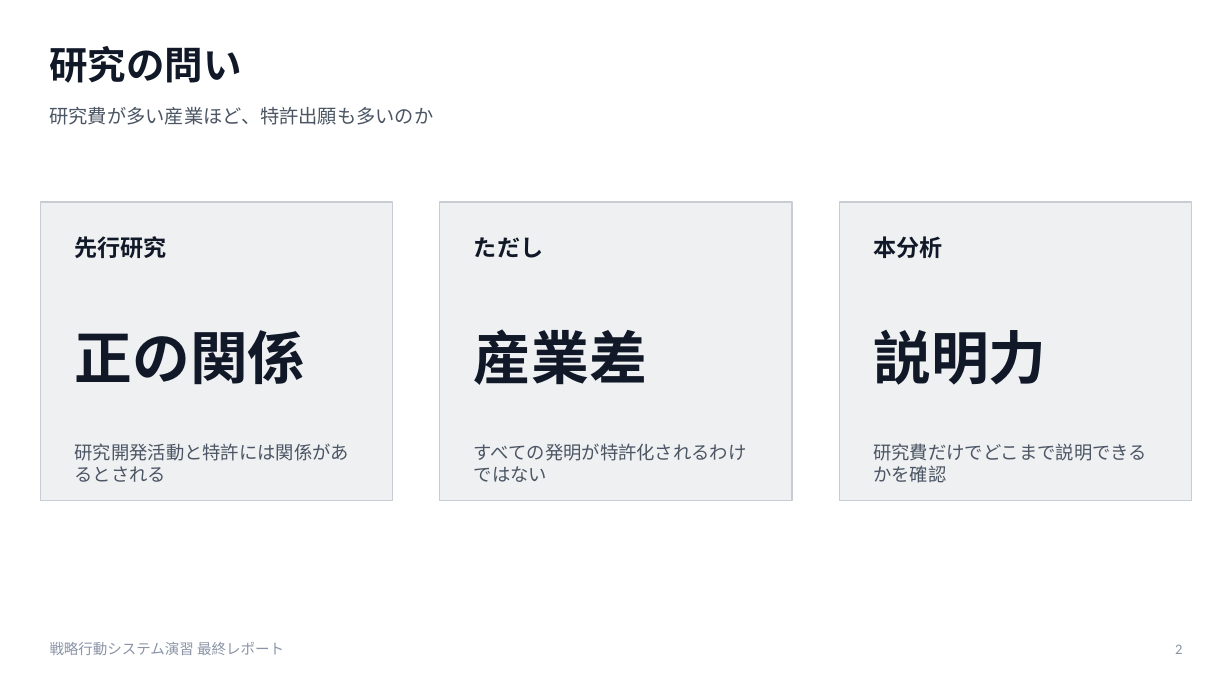
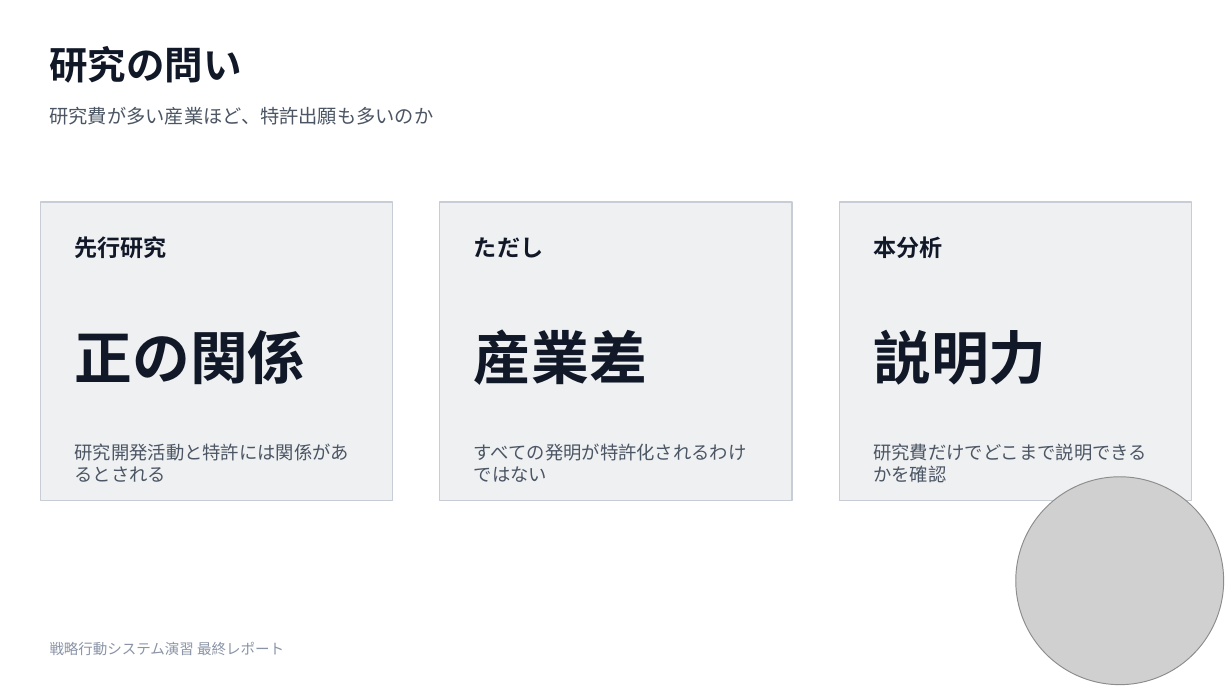
Before and after one commit to messier1296/univercity_note, a slide deck: slide 2 of 2026-spring/strategic_system/final_report/202410178_今村隼人.pptx. Drawn at 1232x693 pixels with LibreOffice and Linux fonts; fonts in the diff are those of the drawing; grey boxes stand for pictures. Boxes give left, top, right and bottom in pixels: in the first picture for what was removed or moved away, otherwise in the second. Text is boxed around its words. In the diff, an @@ line names an element or a change of style, - is before the commit and + after.

```diff
--- a/2026-spring/strategic_system/final_report/202410178_今村隼人.pptx
+++ b/2026-spring/strategic_system/final_report/202410178_今村隼人.pptx
@@ picture added at (x1=1016, y1=477, x2=1224, y2=685) @@
@@ text removed at (x1=1175, y1=644, x2=1182, y2=654) @@
-2
```
Also in this commit, not shown: 5 other slides changed, 31 other files.
